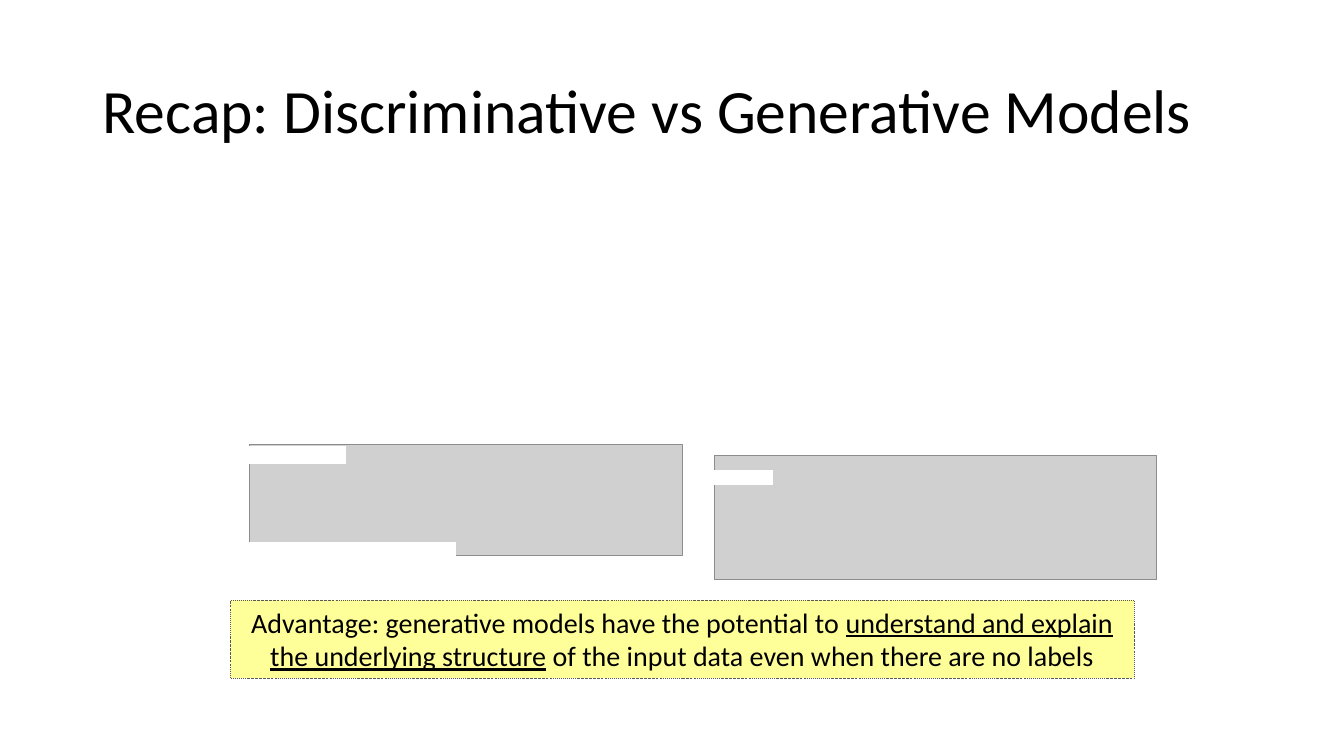
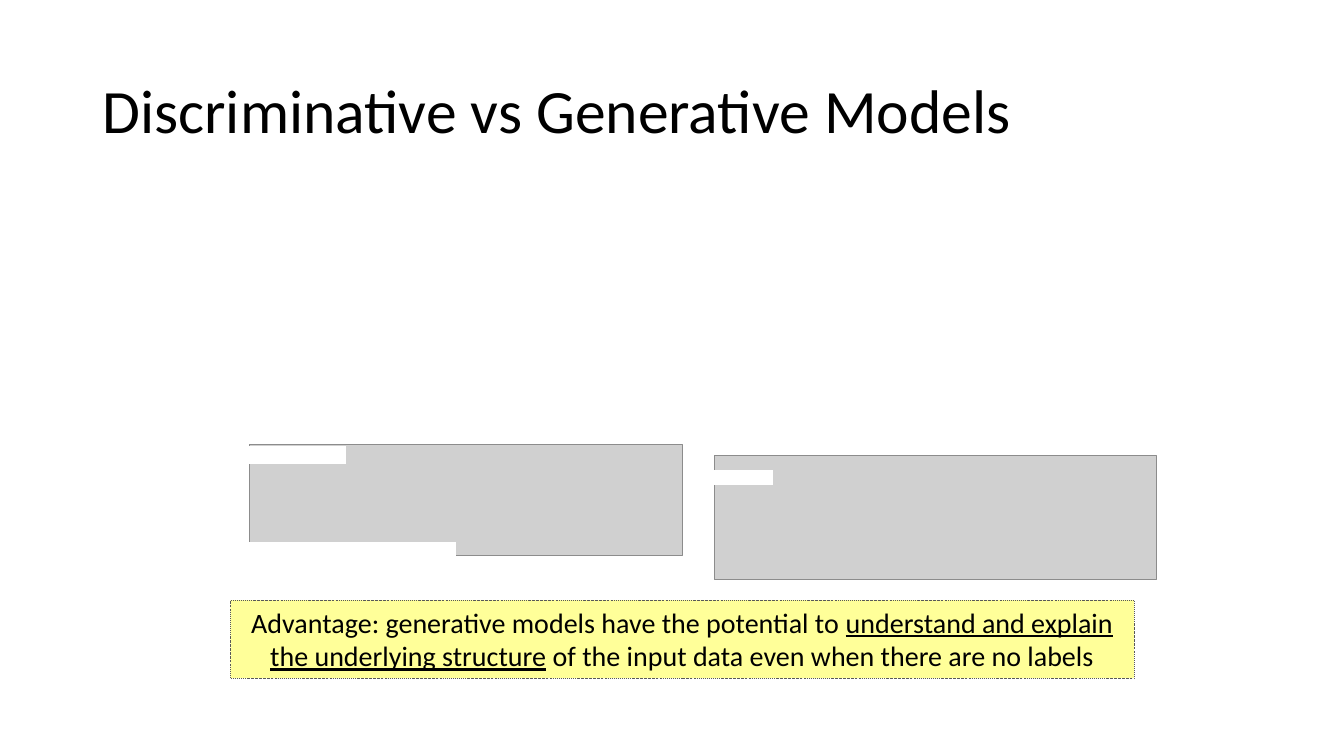
Before and after one commit to gmarchet/dnnworkshop5, a slide deck: slide 3 of presentations/6.GANs.pptx. Drawn at 1344x756 pixels with LibreOffice and Linux fonts; fonts in the diff are those of the drawing; grey boxes stand for pictures. Boxes give left, top, right and bottom in pixels: in the first picture for what was removed or moved away, otherwise in the second. Text is boxed around its words. In the diff, an @@ line names an element or a change of style, - is before the commit and + after.

```diff
--- a/presentations/6.GANs.pptx
+++ b/presentations/6.GANs.pptx
@@ title at box(102, 90, 1010, 134): text changed @@
-Recap: Discriminative vs Generative Models
+Discriminative vs Generative Models
```
Also in this commit, not shown: 11 other slides changed, 2 other files.
